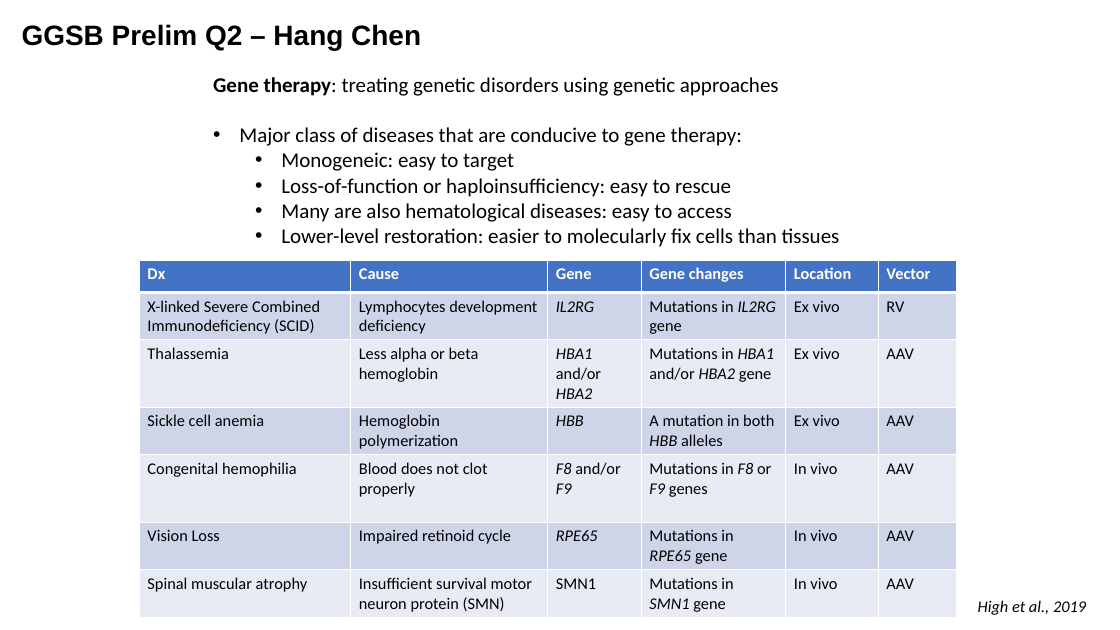
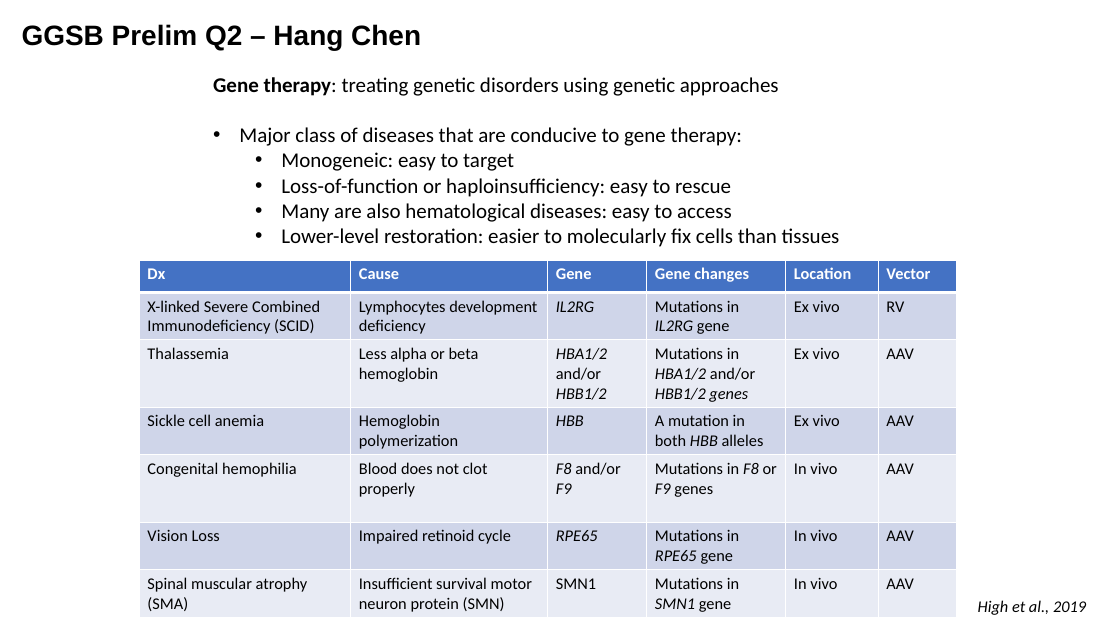
Before and after one commit to chenh19/prelim, a slide deck: slide 1 of docs/slides/Q2/Q2_HC.pptx. Drawn at 1120x630 pixels with LibreOffice and Linux fonts; fonts in the diff are those of the drawing. Boxes give left, top, right and bottom in pixels: in the first picture for what was removed or moved away, otherwise in the second. Text is boxed around its words. In the diff, an @@ line names an element or a change of style, - is before the commit and + after.

```diff
--- a/docs/slides/Q2/Q2_HC.pptx
+++ b/docs/slides/Q2/Q2_HC.pptx
@@ table at [139, 260, 957, 618] @@
-row 3, column 3: HBA1 and/or HBA2
+row 3, column 3: HBA1/2 and/or HBB1/2
-row 3, column 4: Mutations in HBA1 and/or HBA2 gene
+row 3, column 4: Mutations in HBA1/2 and/or HBB1/2 genes
-row 7, column 1: Spinal muscular atrophy
+row 7, column 1: Spinal muscular atrophy (SMA)
```
Also in this commit, not shown: 5 other files.
